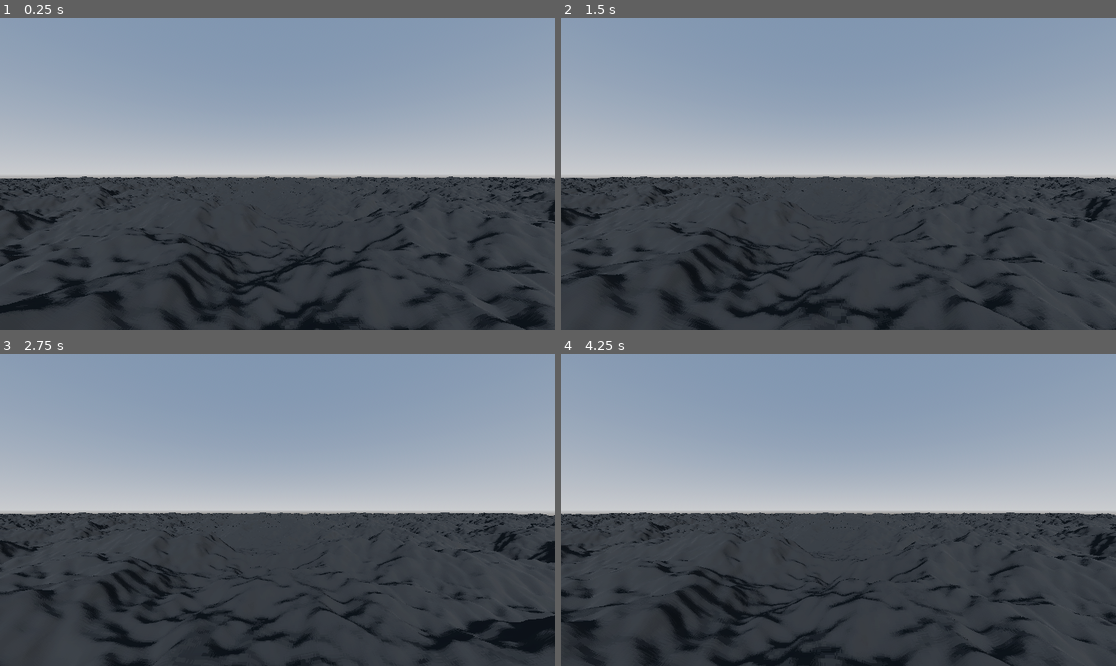
Above: before the commit, frames 1-4 (two rows, left to right).
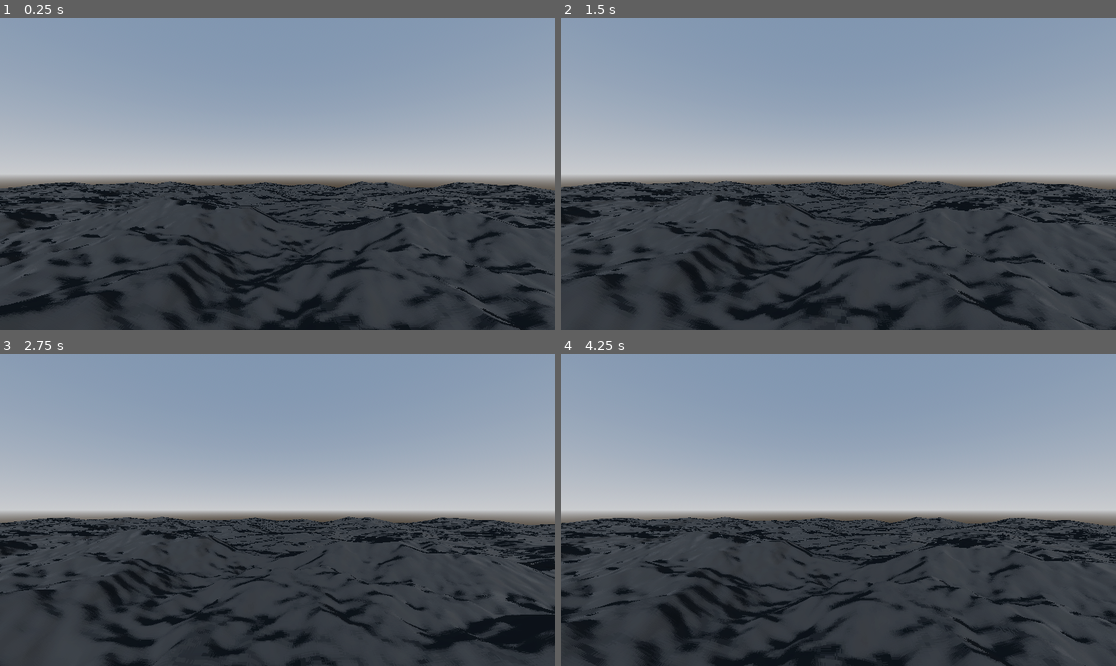
Above: after the commit, the same moments.

Repository: michaeljhkim/yurrgoht-godot
Game: Godot game, scene res://main.tscn
The game is run twice, just before and just after one commit, with the same random seed, the same clock (stepped at 60 frames per second) and the same inputs.
Inputs (mouse positions are in pixels of both pictures, inside the frame that each line leads up to):
- Up to frame 1 (0.25 s): no input
- Up to frame 2 (1.5 s): tap Enter at 0.5 s; move the mouse to (960, 158) at 0.52 s; hold D (move_right) 0.53-1.28 s; tap Ctrl (crouch) at 0.6, 1.35 s; tap Space (jump) at 0.77 s; move the mouse to (727, 189) at 1.27 s; hold S (move_backward) from 1.28 s (still down)
- Up to frame 3 (2.75 s): tap Space (jump) at 1.52 s; move the mouse to (333, 441) at 2.02 s; release S (move_backward) at 2.03 s; hold D (move_right) from 2.03 s (still down); tap Ctrl (crouch) at 2.1 s
- Up to frame 4 (4.25 s): move the mouse to (810, 572) at 2.77 s; release D (move_right) at 2.78 s; hold W (move_forward) 2.78-3.53 s; tap Ctrl (crouch) at 2.85, 3.6 s; tap Space (jump) at 3.02, 3.77 s; move the mouse to (1005, 556) at 3.52 s; hold A (move_left) from 3.53 s (still down)

The runs differ from the first frame. In frame 1, 6.7% of the frame differs, in the area x 0-100%, y 50-100%; in frame 2, 6.3%; in frame 3, 6.2%; in frame 4, 6.4%.
Error after the commit: Invalid assignment of property or key 'text' with value of type 'String' on a base object of type 'null instance'. (res://clipmap/clipmap.gd:220)

Commit message:
finished basic implementation of compute shader generated heightmap

Diff:
--- a/clipmap/clipmap.gd
+++ b/clipmap/clipmap.gd
@@ -1,11 +1,58 @@
 extends Node3D
 
 var PARTITION = preload("res://clipmap/clipmap_partition.tscn")
-@export var distance:int = 2
-
+@export var distance:int = 8
 @export var player_character:Node3D
-
 var length = ProjectSettings.get_setting("shader_globals/clipmap_partition_length").value
+
+
+# Compute shader values
+@export_file("*.glsl") var shader_file: String
+@export_range(128, 4096, 1, "exp") var dimension: int = 512
+
+#remove seed_input later - will figure out how to handle it later
+var heightmap_rect: TextureRect
+var island_rect: TextureRect
+
+var noise: FastNoiseLite
+var gradient: Gradient
+var gradient_tex: GradientTexture1D
+
+var po2_dimensions: int
+var start_time: int
+
+var rd: RenderingDevice
+var shader_rid: RID
+var heightmap_rid: RID
+var gradient_rid: RID
+var uniform_set: RID
+var pipeline: RID
+
+var seed_input: int
+
+
+# for computer shader
+func _init() -> void:
+	heightmap_rect = TextureRect.new()
+	island_rect = TextureRect.new()
+
+	# Create a noise function as the basis for our heightmap.
+	noise = FastNoiseLite.new()
+	noise.noise_type = FastNoiseLite.TYPE_SIMPLEX_SMOOTH
+	noise.fractal_octaves = 5
+	noise.fractal_lacunarity = 1.9
+
+	# Create a gradient to function as overlay.
+	gradient = Gradient.new()
+	gradient.add_point(0.6, Color(0.9, 0.9, 0.9, 1.0))
+	gradient.add_point(0.8, Color(1.0, 1.0, 1.0, 1.0))
+	# The gradient will start black, transition to grey in the first 70%, then to white in the last 30%.
+	gradient.reverse()
+
+	# Create a 1D texture (single row of pixels) from gradient.
+	gradient_tex = GradientTexture1D.new()
+	gradient_tex.gradient = gradient
+
 
 func _ready():
 	for x in range(-distance, distance+1):
@@ -14,10 +61,189 @@
 
 			partition.x = x
 			partition.z = z
-
 			add_child(partition)
+
+	var heightmap := prepare_image()
+	compute_island_gpu.call_deferred(heightmap)
 
 func _physics_process(delta):
 	global_position = player_character.global_position.snapped(Vector3.ONE * length) * Vector3(1,0,1)
 	RenderingServer.global_shader_parameter_set("clipmap_position",global_position)
 	pass
+
+
+
+
+# COMPUTE SHADER CODE BEGINS
+# Generate a random integer, convert it to a string and set it as text for the TextEdit field.
+func randomize_seed() -> void:
+	seed_input = randi()
+
+func prepare_image() -> Image:
+	randomize_seed()
+	po2_dimensions = nearest_po2(dimension)
+
+	noise.frequency = 0.003 / (float(po2_dimensions) / 512.0)
+
+	# Append GPU and CPU model names to make performance comparison more informed.
+	# On unbalanced configurations where the CPU is much stronger than the GPU,
+	# compute shaders may not be beneficial.
+	#$CenterContainer/VBoxContainer/PanelContainer/VBoxContainer/HBoxContainer/CreateButtonGPU.text += "\n" + RenderingServer.get_video_adapter_name()
+	#$CenterContainer/VBoxContainer/PanelContainer/VBoxContainer/HBoxContainer/CreateButtonCPU.text += "\n" + OS.get_processor_name()
+
+	start_time = Time.get_ticks_usec()
+	noise.seed = int(seed_input)
+	# Create image from noise.
+	var heightmap := noise.get_image(po2_dimensions, po2_dimensions, false, false)
+
+	# Create ImageTexture to display original on screen.
+	var clone := Image.new()
+	clone.copy_from(heightmap)
+	clone.resize(512, 512, Image.INTERPOLATE_NEAREST)
+	var clone_tex := ImageTexture.create_from_image(clone)
+	heightmap_rect.texture = clone_tex
+
+	return heightmap
+
+
+
+func init_gpu() -> void:
+	# These resources are expensive to make, so create them once and cache for subsequent runs.
+
+	# Create a local rendering device (required to run compute shaders).
+	rd = RenderingServer.create_local_rendering_device()
+
+	if rd == null:
+		OS.alert("""Couldn't create local RenderingDevice on GPU: %s
+
+Note: RenderingDevice is only available in the Forward+ and Mobile rendering methods, not Compatibility.""" % RenderingServer.get_video_adapter_name())
+		return
+
+	# Prepare the shader.
+	shader_rid = load_shader(rd, shader_file)
+
+	# Create format for heightmap.
+	var heightmap_format := RDTextureFormat.new()
+	# There are a lot of different formats. It might take some studying to be able to be able to
+	# choose the right ones. In this case, we tell it to interpret the data as a single byte for red.
+	# Even though the noise image only has a luminance channel, we can just interpret this as if it
+	# was the red channel. The byte layout is the same!
+	heightmap_format.format = RenderingDevice.DATA_FORMAT_R8_UNORM
+	heightmap_format.width = po2_dimensions
+	heightmap_format.height = po2_dimensions
+	# The TextureUsageBits are stored as 'bit fields', denoting what can be done with the data.
+	# Because of how bit fields work, we can just sum the required ones: 8 + 64 + 128
+	heightmap_format.usage_bits = \
+			RenderingDevice.TEXTURE_USAGE_STORAGE_BIT + \
+			RenderingDevice.TEXTURE_USAGE_CAN_UPDATE_BIT + \
+			RenderingDevice.TEXTURE_USAGE_CAN_COPY_FROM_BIT
+
+	# Prepare heightmap texture. We will set the data later.
+	heightmap_rid = rd.texture_create(heightmap_format, RDTextureView.new())
+
+	# Create uniform for heightmap.
+	var heightmap_uniform := RDUniform.new()
+	heightmap_uniform.uniform_type = RenderingDevice.UNIFORM_TYPE_IMAGE
+	heightmap_uniform.binding = 0  # This matches the binding in the shader.
+	heightmap_uniform.add_id(heightmap_rid)
+
+	# Create format for the gradient.
+	var gradient_format := RDTextureFormat.new()
+	# The gradient could have been converted to a single channel like we did with the heightmap,
+	# but for illustrative purposes, we use four channels (RGBA).
+	gradient_format.format = RenderingDevice.DATA_FORMAT_R8G8B8A8_UNORM
+	gradient_format.width = gradient_tex.width  # Default: 256
+	# GradientTexture1D always has a height of 1.
+	gradient_format.height = 1
+	gradient_format.usage_bits = \
+		RenderingDevice.TEXTURE_USAGE_STORAGE_BIT + \
+		RenderingDevice.TEXTURE_USAGE_CAN_UPDATE_BIT
+
+	# Storage gradient as texture.
+	gradient_rid = rd.texture_create(gradient_format, RDTextureView.new(), [gradient_tex.get_image().get_data()])
+
+	# Create uniform for gradient.
+	var gradient_uniform := RDUniform.new()
+	gradient_uniform.uniform_type = RenderingDevice.UNIFORM_TYPE_IMAGE
+	gradient_uniform.binding = 1  # This matches the binding in the shader.
+	gradient_uniform.add_id(gradient_rid)
+
+	uniform_set = rd.uniform_set_create([heightmap_uniform, gradient_uniform], shader_rid, 0)
+
+	pipeline = rd.compute_pipeline_create(shader_rid)
+
+
+
+
+# Object destructor, triggered before the engine deletes this Node.
+func _notification(what: int) -> void:
+	if what == NOTIFICATION_PREDELETE:
+		cleanup_gpu()
+
+# not sure when to call this yet - probably after heightmap creation, or just on close
+func cleanup_gpu() -> void:
+	if rd == null:
+		return
+
+	# All resources must be freed after use to avoid memory leaks.
+	rd.free_rid(pipeline)
+	pipeline = RID()
+
+	rd.free_rid(uniform_set)
+	uniform_set = RID()
+
+	rd.free_rid(gradient_rid)
+	gradient_rid = RID()
+
+	rd.free_rid(heightmap_rid)
+	heightmap_rid = RID()
+
+	rd.free_rid(shader_rid)
+	shader_rid = RID()
+
+	rd.free()
+	rd = null
+
+# Import, compile and load shader, return reference.
+func load_shader(p_rd: RenderingDevice, path: String) -> RID:
+	var shader_file_data: RDShaderFile = load(path)
+	var shader_spirv: RDShaderSPIRV = shader_file_data.get_spirv()
+	return p_rd.shader_create_from_spirv(shader_spirv)
+
+
+# Time to actually do the computations
+func compute_island_gpu(heightmap: Image) -> void:
+	if rd == null:
+		init_gpu()
+
+	if rd == null:
+		$CenterContainer/VBoxContainer/PanelContainer2/VBoxContainer/HBoxContainer2/Label2.text = \
+			"RenderingDevice is not available on the current rendering driver"
+		return
+
+	# Store heightmap as texture.
+	rd.texture_update(heightmap_rid, 0, heightmap.get_data())
+
+	var compute_list := rd.compute_list_begin()
+	rd.compute_list_bind_compute_pipeline(compute_list, pipeline)
+	rd.compute_list_bind_uniform_set(compute_list, uniform_set, 0)
+	# This is where the magic happens! As our shader has a work group size of 8x8x1, we dispatch
+	# one for every 8x8 block of pixels here. This ratio is highly tunable, and performance may vary.
+	@warning_ignore("integer_division")
+	rd.compute_list_dispatch(compute_list, po2_dimensions / 8, po2_dimensions / 8, 1)
+	rd.compute_list_end()
+
+	rd.submit()
+	# Wait for the GPU to finish.
+	# Normally, you would do this after a few frames have passed so the compute shader can run in the background.
+	rd.sync()
+
+	# Retrieve processed data.
+	var output_bytes := rd.texture_get_data(heightmap_rid, 0)
+	# Even though the GPU was working on the image as if each byte represented the red channel,
+	# we'll interpret the data as if it was the luminance channel.
+	var island_img := Image.create_from_data(po2_dimensions, po2_dimensions, false, Image.FORMAT_L8, output_bytes)
+	var island_texture := ImageTexture.create_from_image(island_img)
+	#island_img.save_png("user://heightmap_test.png")
+
+	RenderingServer.global_shader_parameter_set("heightmap", island_texture)
--- a/clipmap/clipmap_partition.gd
+++ b/clipmap/clipmap_partition.gd
@@ -2,7 +2,6 @@
 
 var x = 0
 var z = 0
-
 
 # Called when the node enters the scene tree for the first time.
 func _ready():
@@ -13,17 +12,16 @@
 	mesh.size = Vector2.ONE * length
 	position = Vector3(x,0,z) * length
 
+	# make it so that the LOD changes every 2 chunks out.
+	# so transitions to less detailed chunks should be happening further from player now, regardless of square size
 	var lod = max(abs(x),abs(z)) * lod_step
 	var subdivision_length = pow(2,lod)
-
-	# The 2.0 scale multiply has to be where it is, because the subdivision value must be 1 less than the scaled length
 	var subdivides = max(length / subdivision_length - 1, 0)
 
 	mesh.subdivide_width = subdivides
 	mesh.subdivide_depth = subdivides
 
 
-
 # Called every frame. 'delta' is the elapsed time since the previous frame.
-func _process(delta):
+func _process(_delta):
 	pass
--- a/main.tscn
+++ b/main.tscn
@@ -37,3 +37,4 @@
 
 [node name="Clipmap" parent="Terrain" node_paths=PackedStringArray("player_character") instance=ExtResource("2_h2yge")]
 player_character = NodePath("../../PlayerCharacter")
+shader_file = "uid://bj5665y854xw3"
--- a/project.godot
+++ b/project.godot
@@ -82,7 +82,7 @@
 }
 clipmap_partition_length={
 "type": "float",
-"value": 512.0
+"value": 64.0
 }
 heightmap={
 "type": "sampler2D",
Not shown, changed: NOTES_IDEAS.txt
Not shown, changed: clipmap/partition_heightmap_generator.glsl
